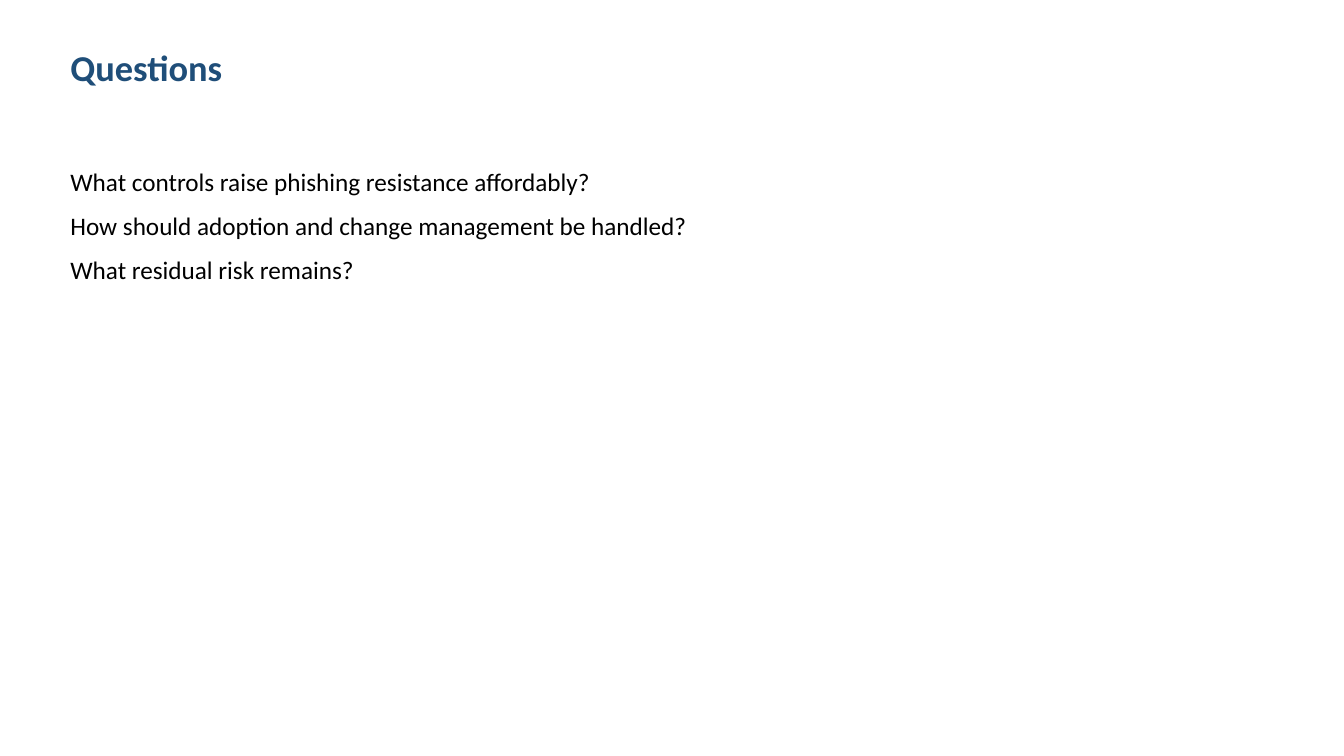
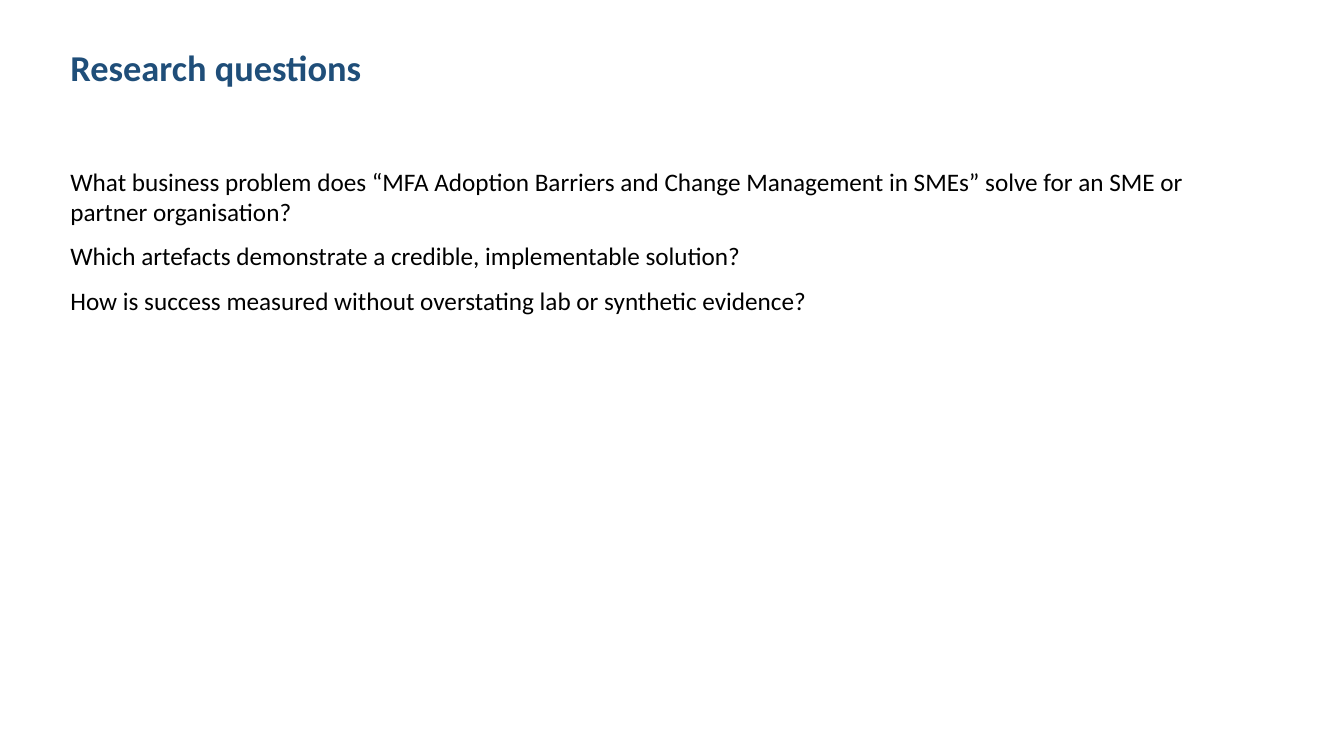
Before and after one commit to shohrabniaz/mfa-adoption-change-management, a slide deck: slide 2 of Final_Submission/02_Presentation.pptx. Drawn at 1344x756 pixels with LibreOffice and Linux fonts; fonts in the diff are those of the drawing. Boxes give left, top, right and bottom in pixels: in the first picture for what was removed or moved away, otherwise in the second. Text is boxed around its words. In the diff, an @@ line names an element or a change of style, - is before the commit and + after.

```diff
--- a/Final_Submission/02_Presentation.pptx
+++ b/Final_Submission/02_Presentation.pptx
@@ text at box(70, 55, 361, 87): text changed @@
-Questions
+Research questions
@@ text at box(70, 173, 1182, 315): text changed @@
-What controls raise phishing resistance affordably?
-How should adoption and change management be handled?
-What residual risk remains?
+What business problem does “MFA Adoption Barriers and Change Management in SMEs” solve for an SME or partner organisation?
+Which artefacts demonstrate a credible, implementable solution?
+How is success measured without overstating lab or synthetic evidence?
```
Also in this commit, not shown: 3 other slides changed, 12 other files.
